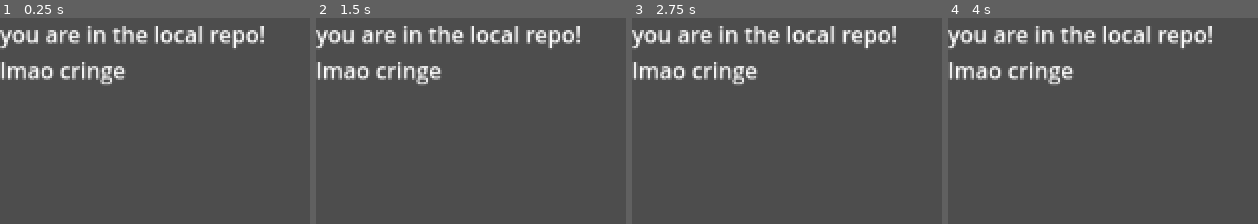
Above: before the commit, frames 1-4 (left to right).
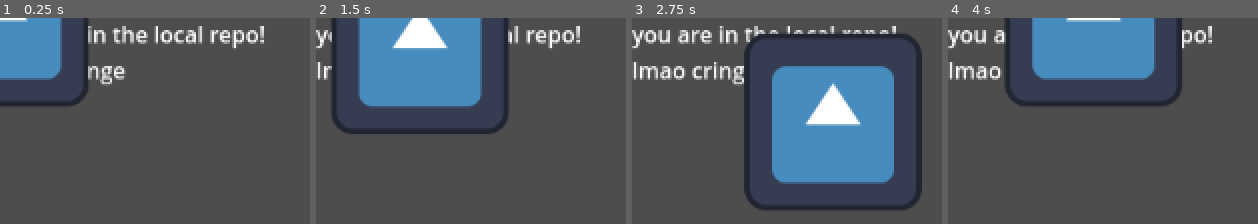
Above: after the commit, the same moments.

Repository: dnbroo/gameJAM
Game: Godot game, scene res://local.tscn
The game is run twice, just before and just after one commit, with the same random seed, the same clock (stepped at 60 frames per second) and the same inputs. Before the commit the project has no main scene; this scene is started directly in both runs. The engine's default icon, where the game draws it, is replaced by a stand-in: a white triangle on a blue panel in a dark square.
Inputs:
- Up to frame 1 (0.25 s): no input
- Up to frame 2 (1.5 s): tap Enter at 0.5 s; hold D (move_right, bound only after the commit) 0.53-1.28 s; hold S (move_down, bound only after the commit) from 1.28 s (still down)
- Up to frame 3 (2.75 s): release S (move_down, bound only after the commit) at 2.03 s; hold D (move_right, bound only after the commit) from 2.03 s (still down)
- Up to frame 4 (4 s): release D (move_right, bound only after the commit) at 2.78 s; hold W (move_up, bound only after the commit) 2.78-3.53 s; hold A (move_left, bound only after the commit) from 3.53 s (still down)

The runs differ from the first frame. In frame 1, 8.2% of the frame differs, in the area x 0-30%, y 0-43%; in frame 2, 22%; in frame 3, 30%, in the area x 36-94%, y 6-94%; in frame 4, 16%.

Commit message:
craeted character movement
created character movement.

Diff:
--- /dev/null
+++ b/character.tscn
@@ -0,0 +1,25 @@
+[gd_scene load_steps=5 format=3 uid="uid://dtkymkp4xvqmw"]
+
+[ext_resource type="Script" path="res://modules/character/StateMachine.gd" id="1_rqkaq"]
+[ext_resource type="Script" path="res://modules/character/states/idle.gd" id="2_orimv"]
+[ext_resource type="Texture2D" uid="uid://06hvqtmxofew" path="res://icon.svg" id="3_pne4i"]
+
+[sub_resource type="RectangleShape2D" id="RectangleShape2D_7dv4y"]
+size = Vector2(120, 121)
+
+[node name="CharacterBody2D" type="CharacterBody2D"]
+
+[node name="CollisionShape2D" type="CollisionShape2D" parent="."]
+position = Vector2(0, 0.5)
+shape = SubResource("RectangleShape2D_7dv4y")
+
+[node name="StateMachine" type="Node" parent="." node_paths=PackedStringArray("initial_state")]
+script = ExtResource("1_rqkaq")
+initial_state = NodePath("idle")
+
+[node name="idle" type="Node" parent="StateMachine" node_paths=PackedStringArray("character_body")]
+script = ExtResource("2_orimv")
+character_body = NodePath("../..")
+
+[node name="Sprite2D" type="Sprite2D" parent="."]
+texture = ExtResource("3_pne4i")
--- a/local.tscn
+++ b/local.tscn
@@ -1,4 +1,6 @@
-[gd_scene format=3 uid="uid://bcw0mbrh3wl1q"]
+[gd_scene load_steps=2 format=3 uid="uid://bcw0mbrh3wl1q"]
+
+[ext_resource type="PackedScene" uid="uid://dtkymkp4xvqmw" path="res://character.tscn" id="1_y6l23"]
 
 [node name="Control" type="Control"]
 layout_mode = 3
@@ -14,3 +16,5 @@
 offset_bottom = 23.0
 text = "you are in the local repo!
 lmao cringe"
+
+[node name="CharacterBody2D" parent="." instance=ExtResource("1_y6l23")]
--- /dev/null
+++ b/modules/character/State.gd
@@ -0,0 +1,26 @@
+extends Node
+
+class_name State
+var character : CharacterBody2D
+var next_state : State
+
+func on_enter():
+	pass
+
+func on_exit():
+	pass
+
+func update(_delta : float):
+	pass
+
+func physics_update(_delta : float):
+	pass
+
+func state_all_input(_event : InputEvent):
+	pass
+
+func state_key_input(_event : InputEventKey):
+	pass
+
+func move(state : State):
+	next_state = state
--- /dev/null
+++ b/modules/character/StateMachine.gd
@@ -0,0 +1,57 @@
+# state_factory.gd
+extends Node
+
+class_name StateMachine
+
+@export var initial_state : State
+
+var current_state : State
+var states : Array[State]
+
+
+func _ready():
+	for child in get_children():
+		if child is State:
+			states.append(child)
+
+	current_state = initial_state
+
+func _process(delta):
+	if current_state == null:
+		return
+
+	current_state.update(delta)
+	pass
+
+
+
+func _physics_process(delta):
+	if current_state == null:
+		current_state = initial_state
+
+	if current_state.next_state != null:
+		switch_states(current_state.next_state)
+
+	current_state.physics_update(delta)
+
+
+func switch_states(new_state : State):
+	if(current_state != null):
+		state_signal(new_state)
+		current_state.on_exit()
+		current_state.next_state = null
+
+	current_state = new_state
+
+	current_state.on_enter()
+
+func state_signal(new_state):
+	pass
+
+func _input(event : InputEvent):
+	if current_state != null:
+		current_state.state_all_input(event)
+
+func _unhandled_key_event(event : InputEventKey):
+	if current_state != null:
+		current_state.state_key_input(event)
--- /dev/null
+++ b/modules/character/states/idle.gd
@@ -0,0 +1,37 @@
+extends State
+
+@export var character_body : CharacterBody2D
+
+var direction : Vector2
+var speed = 1500
+var SPEED = 100
+var max_speed = 1500
+
+func on_enter():
+	pass
+
+func on_exit():
+	pass
+
+func update(_delta : float):
+	pass
+
+func physics_update(delta : float):
+
+	var player_movement = player_axis(delta)
+	var player_normalized = player_movement.normalized()
+	character_body.velocity = player_normalized * SPEED
+
+	character_body.move_and_slide()
+	pass
+
+func player_axis(delta):
+	direction.x = Input.get_axis("move_left", "move_right")
+	direction.y = Input.get_axis("move_up", "move_down")
+	return direction
+
+func state_all_input(event : InputEvent):
+	pass
+
+func state_key_input(event : InputEventKey):
+	pass
--- a/project.godot
+++ b/project.godot
@@ -11,5 +11,33 @@
 [application]
 
 config/name="horrer_gamejam"
+run/main_scene="res://character.tscn"
 config/features=PackedStringArray("4.2", "Forward Plus")
 config/icon="res://icon.svg"
+
+[input]
+
+move_left={
+"deadzone": 0.5,
+"events": [Object(InputEventKey,"resource_local_to_scene":false,"resource_name":"","device":-1,"window_id":0,"alt_pressed":false,"shift_pressed":false,"ctrl_pressed":false,"meta_pressed":false,"pressed":false,"keycode":0,"physical_keycode":65,"key_label":0,"unicode":97,"echo":false,"script":null)
+]
+}
+move_right={
+"deadzone": 0.5,
+"events": [Object(InputEventKey,"resource_local_to_scene":false,"resource_name":"","device":-1,"window_id":0,"alt_pressed":false,"shift_pressed":false,"ctrl_pressed":false,"meta_pressed":false,"pressed":false,"keycode":0,"physical_keycode":68,"key_label":0,"unicode":100,"echo":false,"script":null)
+]
+}
+move_up={
+"deadzone": 0.5,
+"events": [Object(InputEventKey,"resource_local_to_scene":false,"resource_name":"","device":-1,"window_id":0,"alt_pressed":false,"shift_pressed":false,"ctrl_pressed":false,"meta_pressed":false,"pressed":false,"keycode":0,"physical_keycode":87,"key_label":0,"unicode":119,"echo":false,"script":null)
+]
+}
+move_down={
+"deadzone": 0.5,
+"events": [Object(InputEventKey,"resource_local_to_scene":false,"resource_name":"","device":-1,"window_id":0,"alt_pressed":false,"shift_pressed":false,"ctrl_pressed":false,"meta_pressed":false,"pressed":false,"keycode":0,"physical_keycode":83,"key_label":0,"unicode":115,"echo":false,"script":null)
+]
+}
+
+[physics]
+
+2d/default_gravity=0.0
